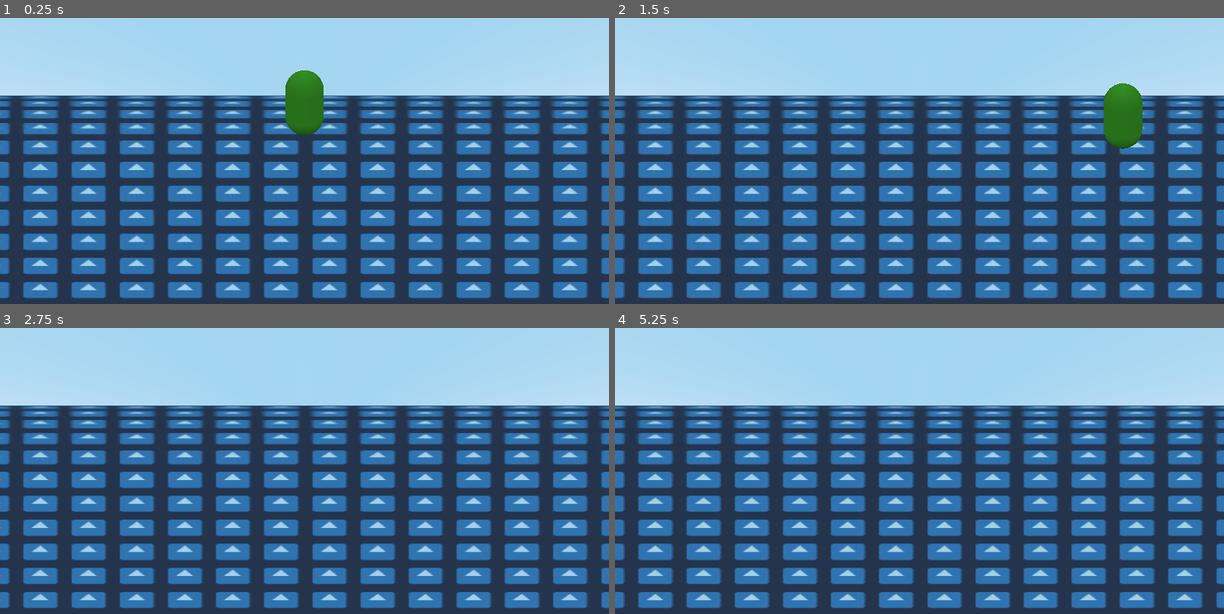
Above: before the commit, frames 1-4 (two rows, left to right).
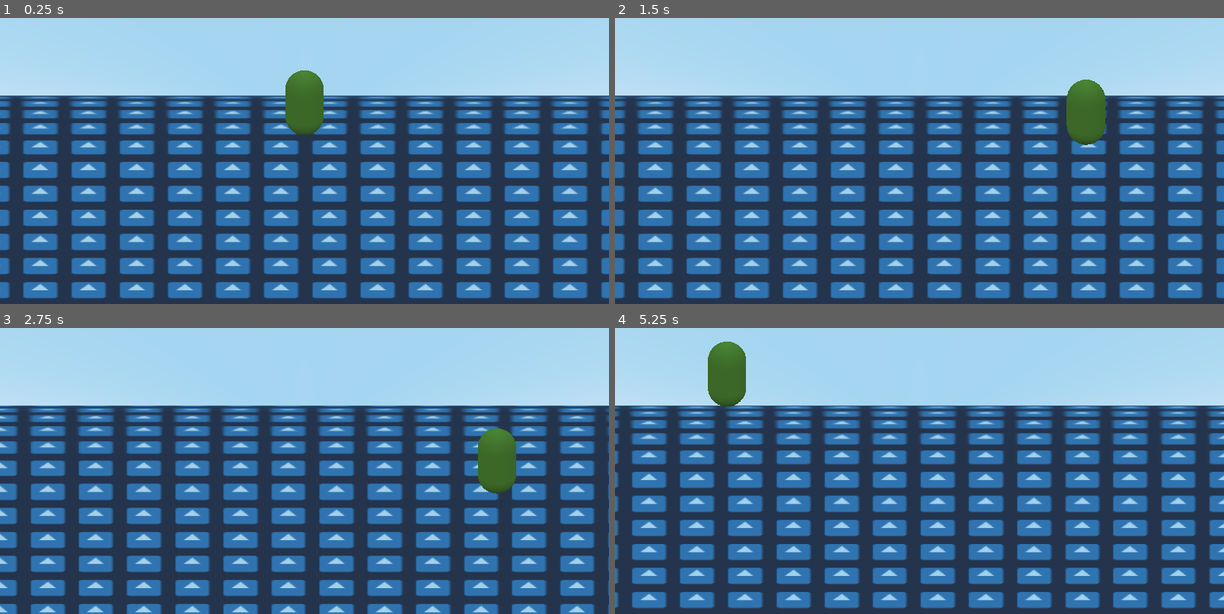
Above: after the commit, the same moments.

Repository: MTareqAzim/tag
Game: Godot game, scene res://Scenes/Worlds/World.tscn
Two runs of this game, one before a commit and one after it. Both use one fixed random seed, a clock stepped at 60 frames per second and the inputs below. The engine's default icon, where the game draws it, is replaced by a stand-in: a white triangle on a blue panel in a dark square.
Inputs:
- Up to frame 1 (0.25 s): no input
- Up to frame 2 (1.5 s): tap Enter at 0.5 s; hold D (move_right) 0.53-1.28 s; hold S (move_back) from 1.28 s (still down)
- Up to frame 3 (2.75 s): release S (move_back) at 2.03 s; hold D (move_right) from 2.03 s (still down)
- Up to frame 4 (5.25 s): release D (move_right) at 2.78 s; hold W (move_forward) 2.78-3.53 s; hold A (move_left) 3.53-5.03 s; hold S (move_back) from 5.03 s (still down)

The runs differ from the first frame. In frame 1, 0.2% of the frame differs, in the area x 0-100%, y 18-41%; in frame 2, 2.6%; in frame 3, 47%, in the area x 0-100%, y 27-100%; in frame 4, 24%.

Commit message:
Adjust Player speed. Remade Camera Body.

Diff:
--- /dev/null
+++ b/Scenes/Cameras/CameraBody.tscn
@@ -0,0 +1,25 @@
+[gd_scene load_steps=3 format=2]
+
+[ext_resource path="res://Utils/Camera/camera_follow.gd" type="Script" id=1]
+
+[sub_resource type="SphereShape" id=1]
+radius = 0.2
+
+[node name="CameraBody" type="KinematicBody"]
+collision_layer = 512
+collision_mask = 16
+script = ExtResource( 1 )
+lock_y = true
+
+[node name="CollisionShape" type="CollisionShape" parent="."]
+transform = Transform( 1, 0, 0, 0, 1, 0, 0, 0, 1, 0, 0.2, 0 )
+shape = SubResource( 1 )
+
+[node name="CameraPivot" type="Spatial" parent="."]
+transform = Transform( 1, 0, 0, 0, 0.866025, 0.5, 0, -0.5, 0.866025, 0, 0, 0 )
+
+[node name="Camera" type="Camera" parent="CameraPivot"]
+transform = Transform( 1, 0, 0, 0, 1, 0, 0, 0, 1, 0, 0, 10 )
+projection = 1
+current = true
+size = 3.56
--- a/Scenes/Cameras/CameraPivot.tscn
+++ /dev/null
@@ -1,10 +0,0 @@
-[gd_scene format=2]
-
-[node name="CameraPivot" type="Spatial"]
-transform = Transform( 1, 0, 0, 0, 0.866025, 0.5, 0, -0.5, 0.866025, 0, 0, 0 )
-
-[node name="Camera" type="Camera" parent="."]
-transform = Transform( 1, 0, 0, 0, 1, 0, 0, 0, 1, 0, 0, 10 )
-projection = 1
-current = true
-size = 3.56
--- a/Scenes/Player/Player.tscn
+++ b/Scenes/Player/Player.tscn
@@ -12,15 +12,16 @@
 radius = 0.2
 height = 0.32
 
-[sub_resource type="SpatialMaterial" id=2]
-albedo_color = Color( 0.298039, 0.686275, 0.137255, 1 )
+[sub_resource type="SpatialMaterial" id=4]
+albedo_color = Color( 0.447059, 0.639216, 0.211765, 1 )
 
 [sub_resource type="CapsuleMesh" id=3]
-material = SubResource( 2 )
+material = SubResource( 4 )
 radius = 0.2
 mid_height = 0.32
 
 [node name="Player" type="KinematicBody"]
+collision_mask = 17
 script = ExtResource( 1 )
 max_speed = 500.0
 friction = 10.0
@@ -66,5 +67,5 @@
 "look": NodePath("../../Look")
 }
 variables = {
-"max_speed": 100.0
+"max_speed": 3.0
 }
--- a/Scenes/Worlds/World.tscn
+++ b/Scenes/Worlds/World.tscn
@@ -1,6 +1,6 @@
 [gd_scene load_steps=8 format=2]
 
-[ext_resource path="res://Scenes/Cameras/CameraPivot.tscn" type="PackedScene" id=1]
+[ext_resource path="res://Scenes/Cameras/CameraBody.tscn" type="PackedScene" id=1]
 [ext_resource path="res://icon.png" type="Texture" id=2]
 [ext_resource path="res://Shaders/rolling_log.shader" type="Shader" id=3]
 [ext_resource path="res://Scenes/Player/Player.tscn" type="PackedScene" id=4]
@@ -24,6 +24,8 @@
 
 [node name="Floor" type="StaticBody" parent="."]
 transform = Transform( 1, 0, 0, 0, 1, 0, 0, 0, 1, 0, -0.1, 0 )
+collision_layer = 16
+collision_mask = 0
 
 [node name="CollisionShape" type="CollisionShape" parent="Floor"]
 shape = SubResource( 1 )
@@ -33,6 +35,7 @@
 mesh = SubResource( 2 )
 material/0 = null
 
-[node name="CameraPivot" parent="." instance=ExtResource( 1 )]
+[node name="Player" parent="." instance=ExtResource( 4 )]
 
-[node name="Player" parent="." instance=ExtResource( 4 )]
+[node name="CameraBody" parent="." instance=ExtResource( 1 )]
+target_path = NodePath("../Player")
--- a/project.godot
+++ b/project.godot
@@ -358,6 +358,12 @@
  ]
 }
 
+[layer_names]
+
+3d_physics/layer_1="Entity"
+3d_physics/layer_5="Map"
+3d_physics/layer_10="Camera"
+
 [physics]
 
 common/enable_pause_aware_picking=true
